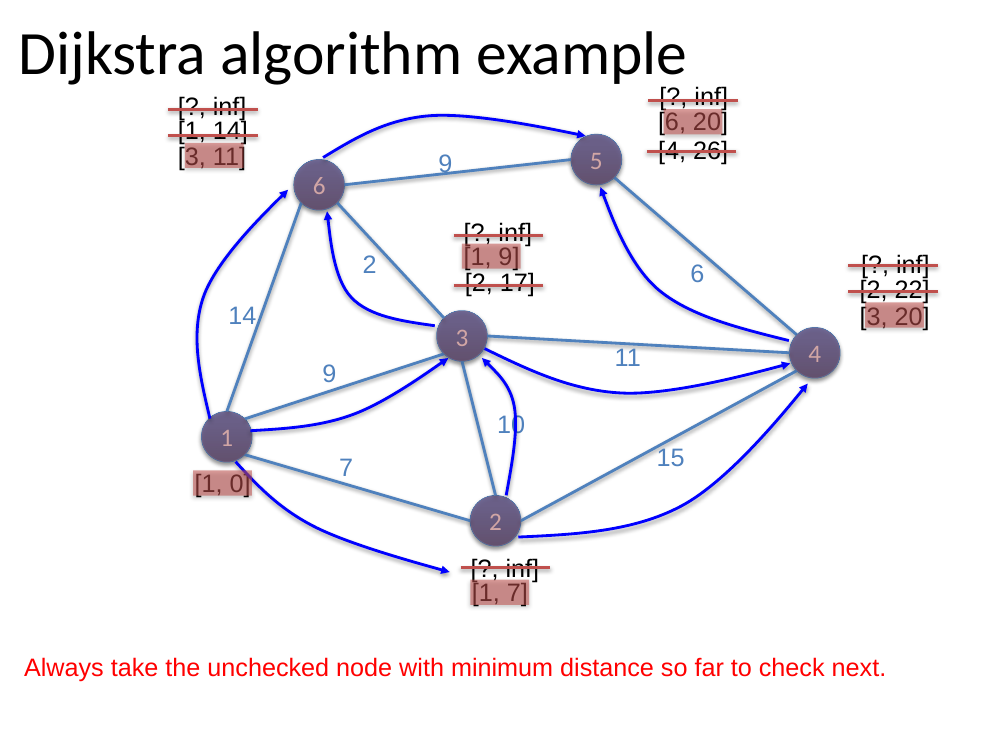
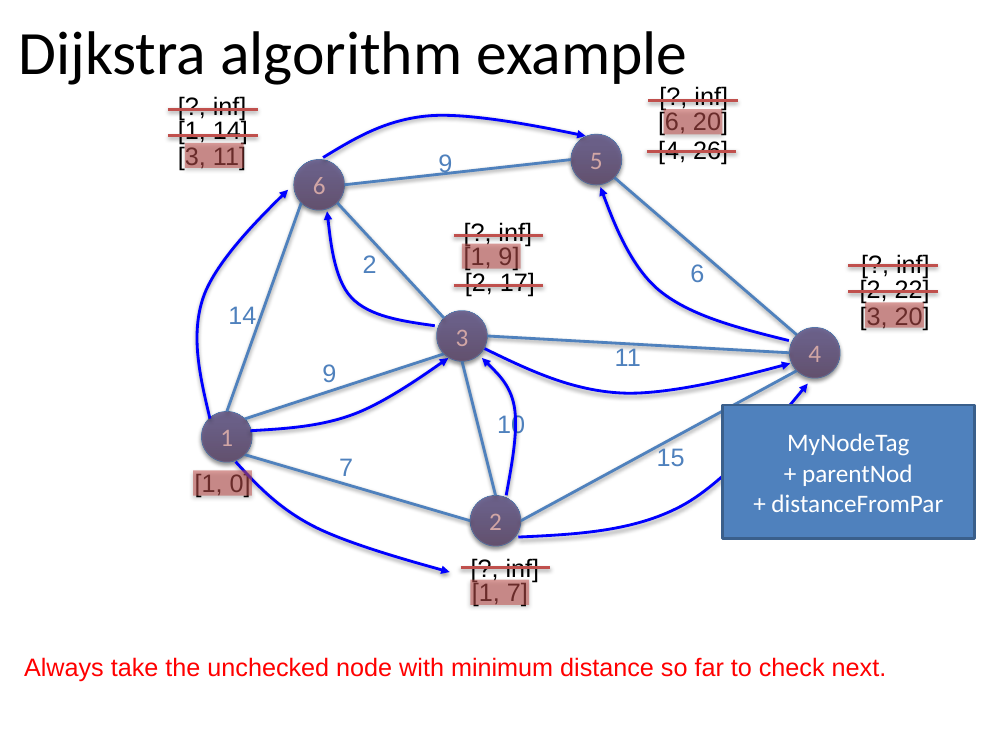
Before and after one commit to tutrunghieu/dsa-2017-java-tutorial, a slide deck: slide 40 of dsa2017-java-online/handouts/data-day07-graph/Lecture 12 - Chapter 08 - Graphs - Part 1.pptx. Drawn at 1008x756 pixels with LibreOffice and Linux fonts; fonts in the diff are those of the drawing. Boxes give left, top, right and bottom in pixels: in the first picture for what was removed or moved away, otherwise in the second. Text is boxed around its words. In the diff, an @@ line names an element or a change of style, - is before the commit and + after.

```diff
--- a/dsa2017-java-online/handouts/data-day07-graph/Lecture 12 - Chapter 08 - Graphs - Part 1.pptx
+++ b/dsa2017-java-online/handouts/data-day07-graph/Lecture 12 - Chapter 08 - Graphs - Part 1.pptx
@@ rectangle added at (x1=723, y1=405, x2=975, y2=539), fill #4F81BD, outline #3A5F8C 2 pt, 18 pt, text #FFFFFF @@
+MyNodeTag
++ parentNod
++ distanceFromPar
```
Also in this commit, not shown: 10 other files.
